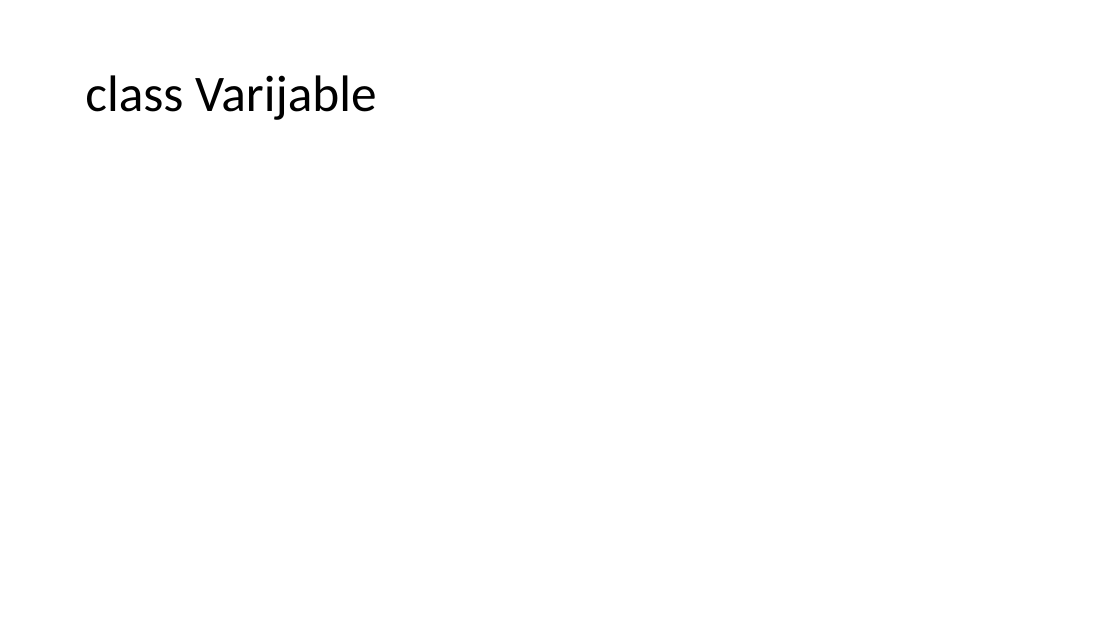
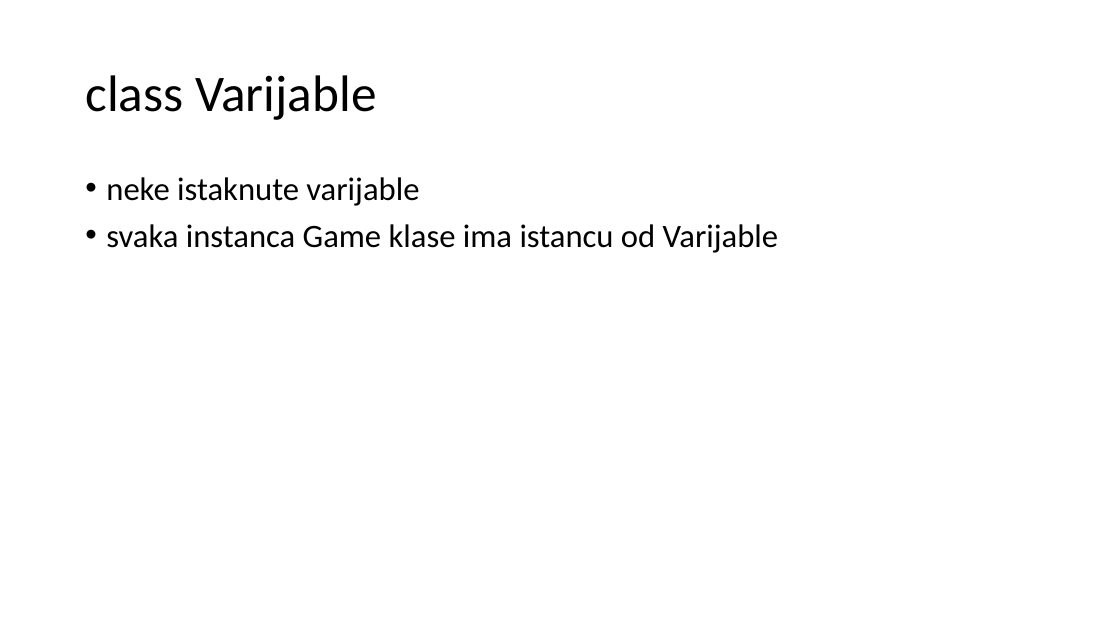
Before and after one commit to mihapetr/Zmija, a slide deck: slide 17 of docs/Zmijica.pptx (slide 12 before the commit). Drawn at 1120x630 pixels with LibreOffice and Linux fonts; fonts in the diff are those of the drawing. Boxes give left, top, right and bottom in pixels: in the first picture for what was removed or moved away, otherwise in the second. Text is boxed around its words. In the diff, an @@ line names an element or a change of style, - is before the commit and + after.

```diff
--- a/docs/Zmijica.pptx
+++ b/docs/Zmijica.pptx
@@ text added at (106, 177, 778, 253), 28 pt, text #000000 @@
+• neke istaknute varijable
+• svaka instanca Game klase ima istancu od Varijable
```
Also in this commit, not shown: 5 other slides changed, 7 slides added, 2 slides removed, 1 other file.
